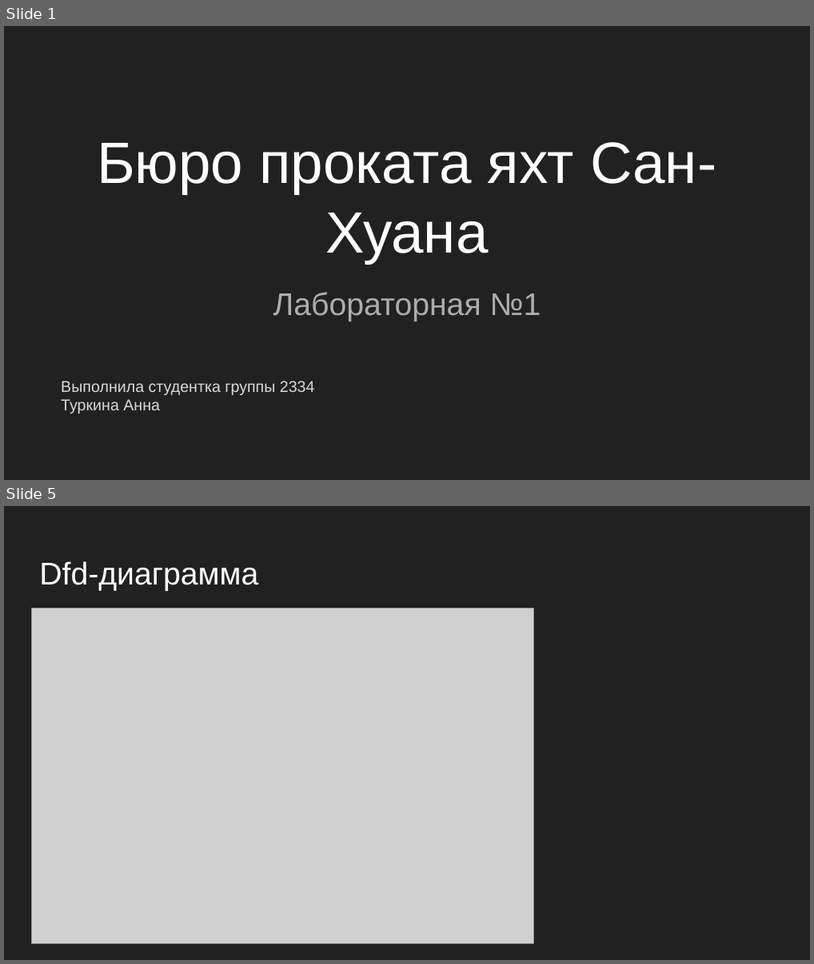
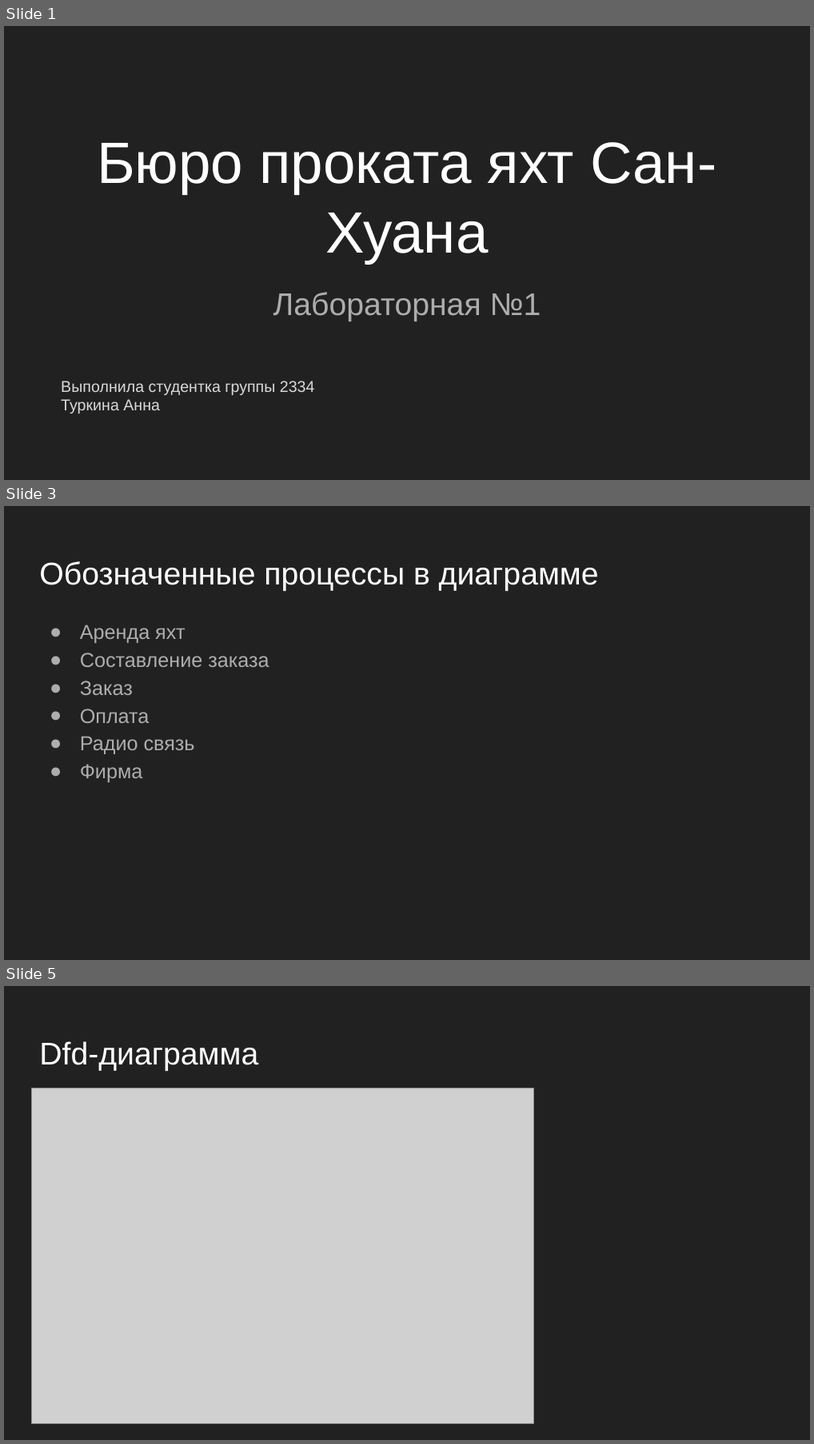
Before and after one commit to TonikX/ITMO_FSPO_DataBases_2020-2021, a slide deck: students/y2334/Turkina Anna/Бюро проката яхт.pptx. Shown one above the other, each under a label of ours: slides 1 and 5 before the commit, slides 1, 3 and 5 after it; the slides between them are not shown. The pictures are 814x964 and 814x1444 pixels, drawn with LibreOffice and Linux fonts; fonts in the diff are those of the drawing; grey boxes stand for pictures. Boxes give left, top, right and bottom in pixels: in the first picture for what was removed or moved away, otherwise in the second. Text is boxed around its words. In the diff, an @@ line names an element or a change of style, - is before the commit and + after.

```diff
--- a/students/y2334/Turkina Anna/Бюро проката яхт.pptx
+++ b/students/y2334/Turkina Anna/Бюро проката яхт.pptx
@@ slide 3 added at bbox=[4, 506, 810, 960], background #212121 @@
@@ title added at bbox=[39, 561, 599, 591], 28 pt, text #FFFFFF @@
+Обозначенные процессы в диаграмме
@@ text added at bbox=[80, 624, 269, 782], 18 pt, text #ADADAD @@
+● Аренда яхт
+● Составление заказа
+● Заказ
+● Оплата
+● Радио связь
+● Фирма
```
Also in this commit, not shown: 1 slide changed, 1 other slide added, 2 slides removed.
